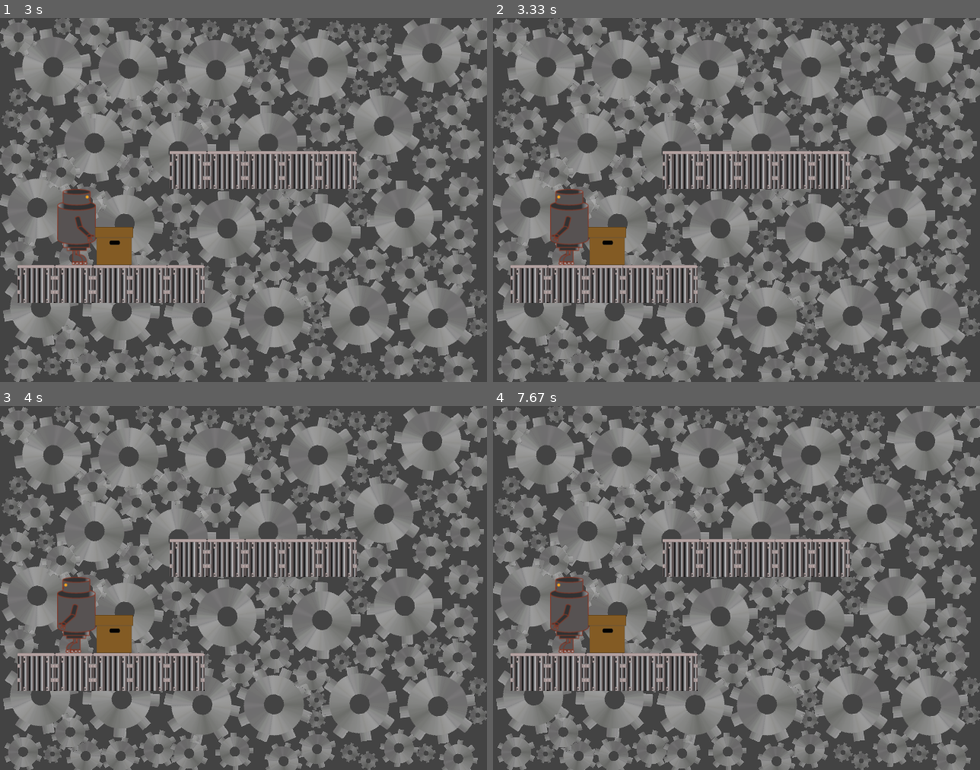
Above: before the commit, frames 1-4 (two rows, left to right).
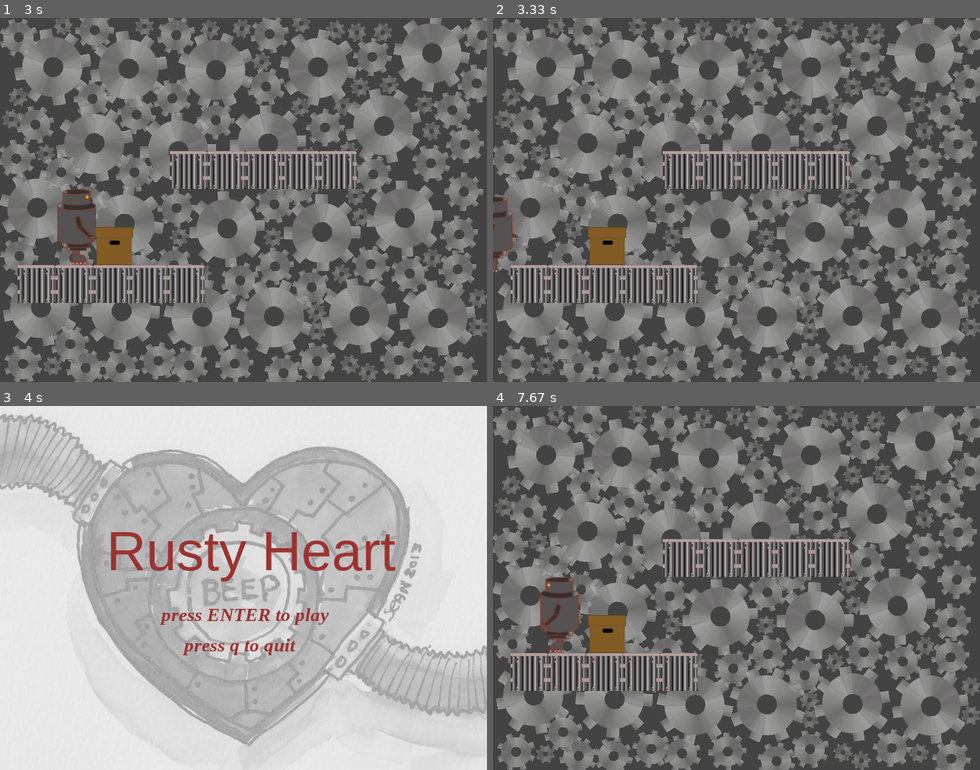
Above: after the commit, the same moments.

Repository: beatriceliang/RustyHeart
Game: pygame game, started from RustyHeart.py
Same seed, same stepped clock (60 frames per second), same inputs: the game is played once before the commit and once after it. The source is Python 2; it was converted automatically to run under Python 3.
Inputs:
- Up to frame 1 (3 s): tap Enter at 0.33 s; tap Space at 0.67 s; hold Right 1-1.47 s; hold Up 1.5-1.97 s; hold Right from 2.5 s (still down)
- Up to frame 2 (3.33 s): release Right at 3.03 s; hold Left from 3.07 s (still down)
- Up to frame 3 (4 s): release Left at 3.47 s; tap Enter at 3.9 s
- Up to frame 4 (7.67 s): tap Enter at 4.23 s; hold Right 4.57-5.2 s; hold Right 5.23-5.7 s; hold Up 6.23-6.53 s; hold Right 7.07-7.6 s; hold Left from 7.63 s (still down)

Frame 1 is identical in both runs. In frame 2, 1.3% of the frame differs, in the area x 0-20%, y 46-70%; in frame 3, 98%, in the area x 0-100%, y 0-100%; in frame 4, 0.9%.

Commit message:
fixed box issues

Diff:
--- a/rusty.py
+++ b/rusty.py
@@ -32,14 +32,13 @@
             self.justJumped = True
     def isOnBox(self,box):
         return (box.rect.centery +box.rect.height/2 >= self.rect.centery +self.rect.height/2) and (box.rect.centery-box …(181 unchanged characters)…
-
     def move(self,boxes):
         notOn = True
         b = None
         for box in boxes:
-            if not self.justJumped and self.left and self.rect.colliderect(box.rect) and self.rect.left <= box.rect.right and self.rect.bottom > box.rect.centery:
+            if not self.justJumped and self.left and self.rect.colliderect(box.rect) and self.rect.left <= box.rect.right and self.rect.right >=box.rect.right and self.rect.bottom > box.rect.centery:
                 self.stop()
-            elif not self.justJumped and not self.left and self.rect.colliderect(box.rect) and self.rect.right >= box.rect.left and self.rect.bottom > box.rect.centery:
+            elif not self.justJumped and not self.left and self.rect.colliderect(box.rect) and self.rect.right >= box.rect.left and self.rect.left <= box.rect.left and self.rect.bottom > box.rect.centery:
                 self.stop()
             if self.isOnBox(box):
                 if box == self.box:
Not shown, changed: rusty.pyc
